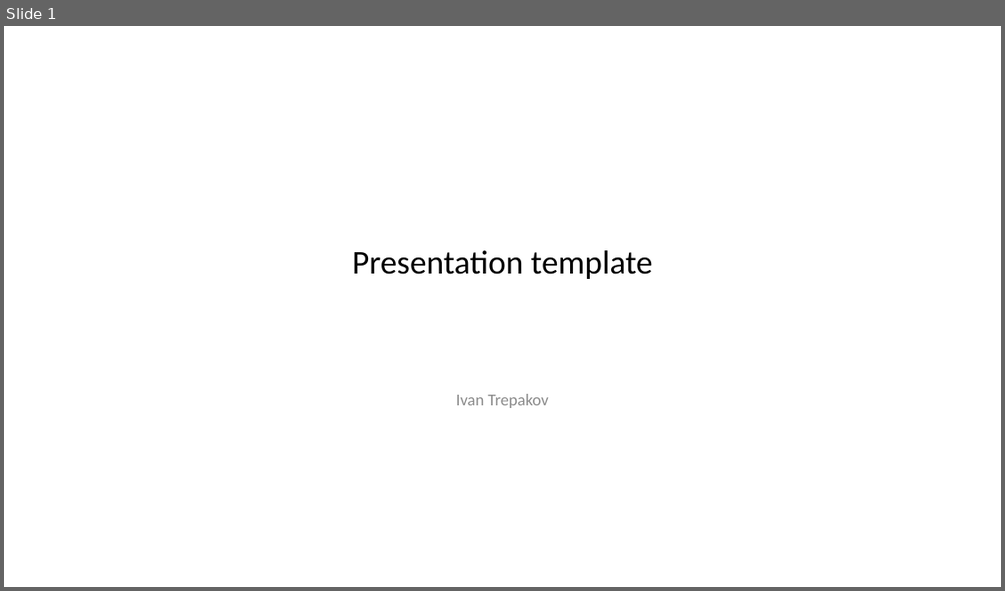
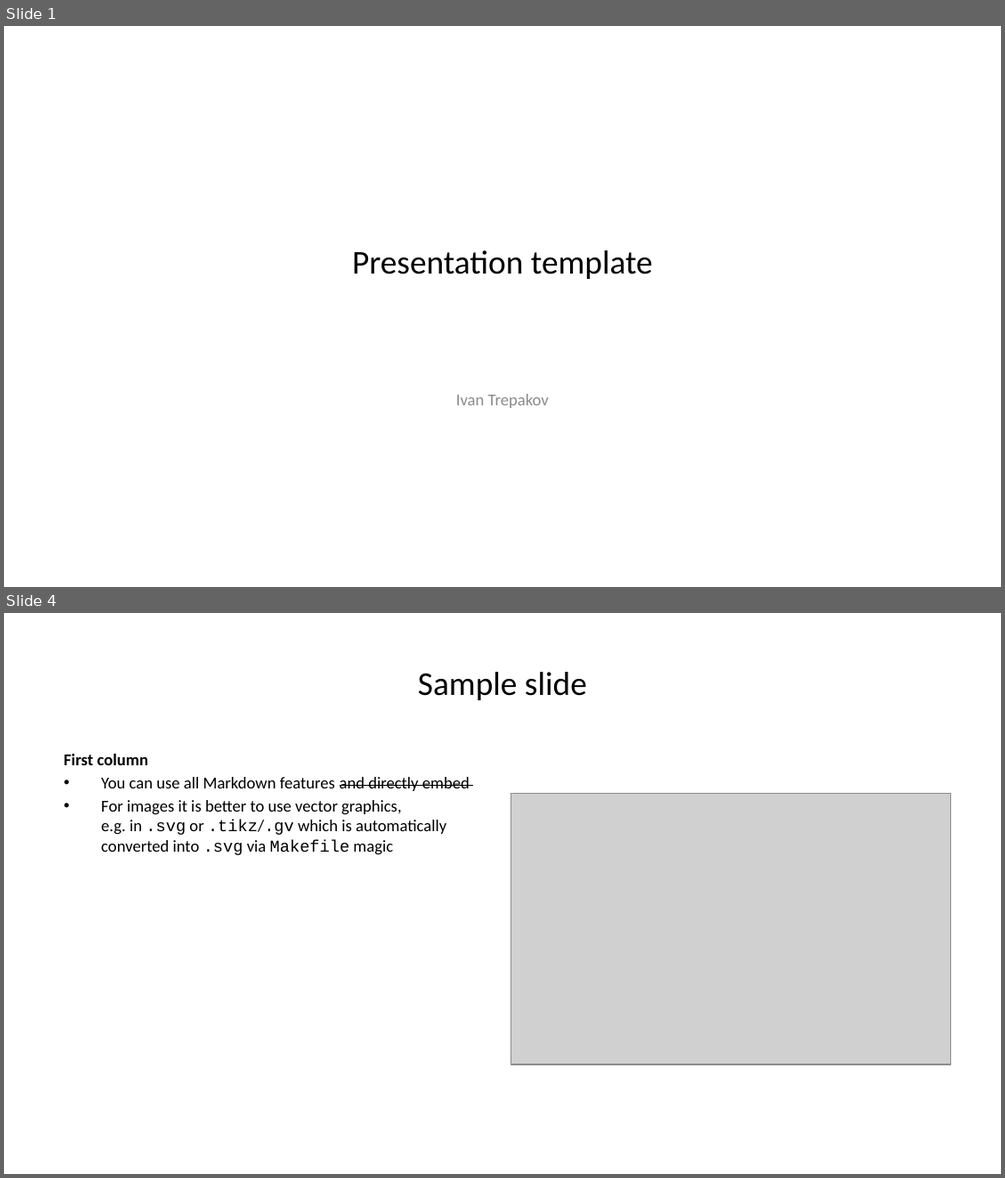
Before and after one commit to liontiger23/presentation-template, a slide deck: publish/sample.pptx. Shown one above the other, each under a label of ours: slide 1 before the commit, slides 1 and 4 after it; the slides between them are not shown. The pictures are 1005x591 and 1005x1178 pixels, drawn with LibreOffice and Linux fonts; fonts in the diff are those of the drawing; grey boxes stand for pictures. Boxes give left, top, right and bottom in pixels: in the first picture for what was removed or moved away, otherwise in the second. Text is boxed around its words. In the diff, an @@ line names an element or a change of style, - is before the commit and + after.

Commit message:
sample: update pres

```diff
--- a/publish/sample.pptx
+++ b/publish/sample.pptx
@@ slide 4 added at box(4, 613, 1001, 1174), background #FFFFFF @@
@@ title added at box(418, 672, 587, 700), 24 pt, text #000000 @@
+Sample slide
@@ text added at box(64, 754, 469, 855), 12 pt, text #000000 @@
+First column
+• You can use all Markdown features and directly embed
+• For images it is better to use vector graphics, e.g. in .svg or .tikz/.gv which is automatically converted into .svg via Makefile magic
@@ picture added at box(510, 794, 951, 1064) @@
```
Also in this commit, not shown: 2 slides changed, 3 other slides added, 2 slides removed, 2 other files.
